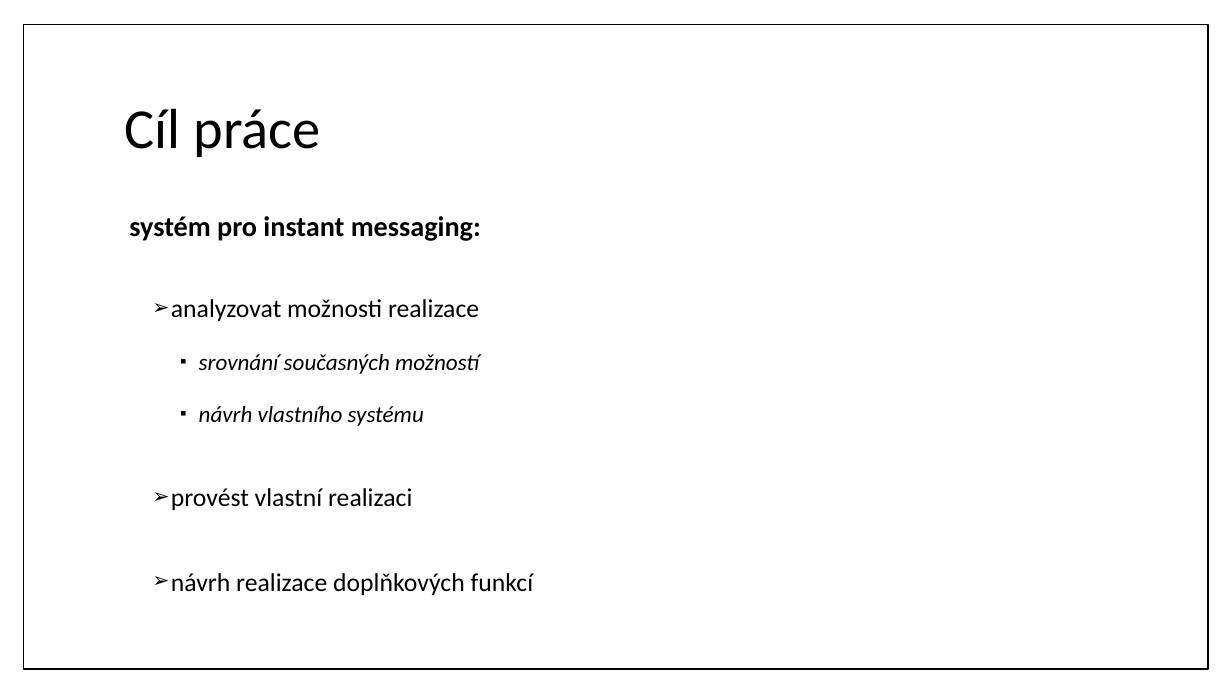
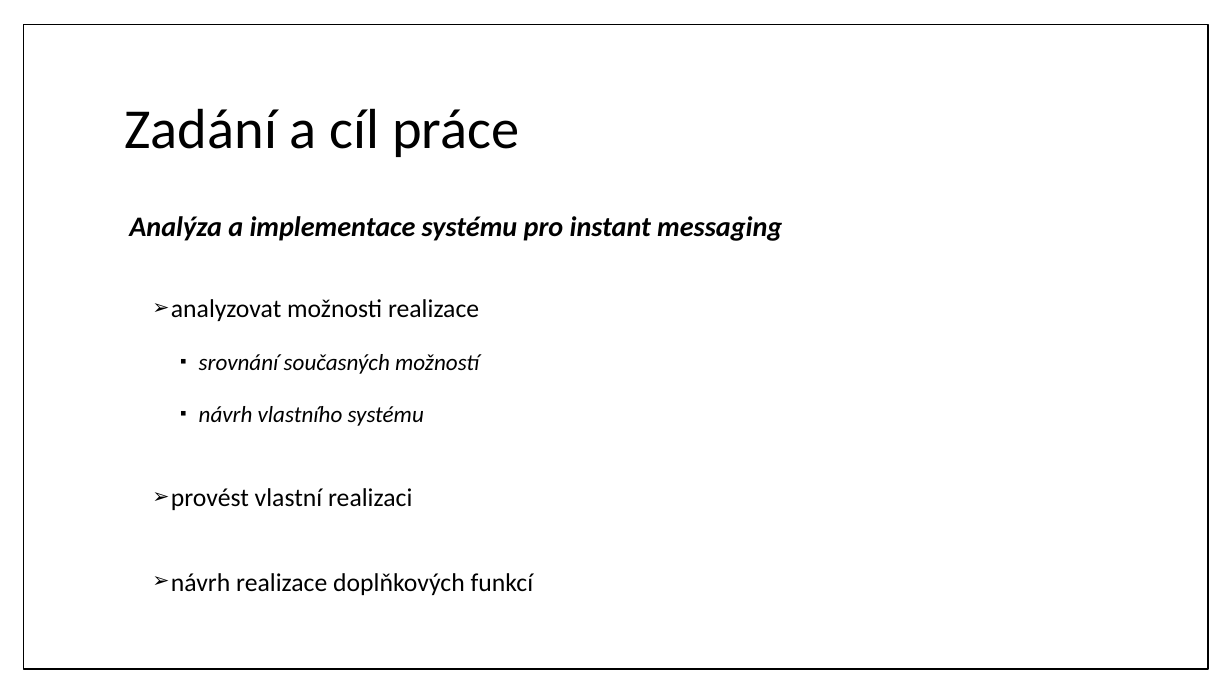
Before and after one commit to schrek1/bachelor-thesis, a slide deck: slide 3 of prezentace/schrek_bp.pptx (slide 2 before the commit). Drawn at 1232x693 pixels with LibreOffice and Linux fonts; fonts in the diff are those of the drawing. Boxes give left, top, right and bottom in pixels: in the first picture for what was removed or moved away, otherwise in the second. Text is boxed around its words. In the diff, an @@ line names an element or a change of style, - is before the commit and + after.

```diff
--- a/prezentace/schrek_bp.pptx
+++ b/prezentace/schrek_bp.pptx
@@ title at bbox=[125, 108, 519, 157]: text changed @@
-Cíl práce
+Zadání a cíl práce
@@ text at bbox=[129, 216, 782, 241]: text changed; italic on @@
-systém pro instant messaging:
+Analýza a implementace systému pro instant messaging
```
Also in this commit, not shown: 2 other slides changed, 2 slides added.
